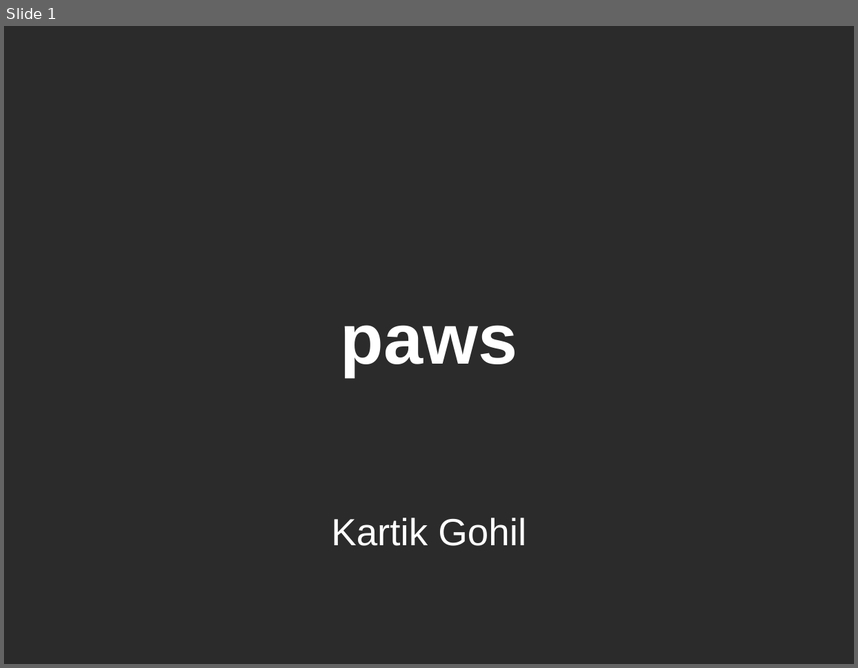
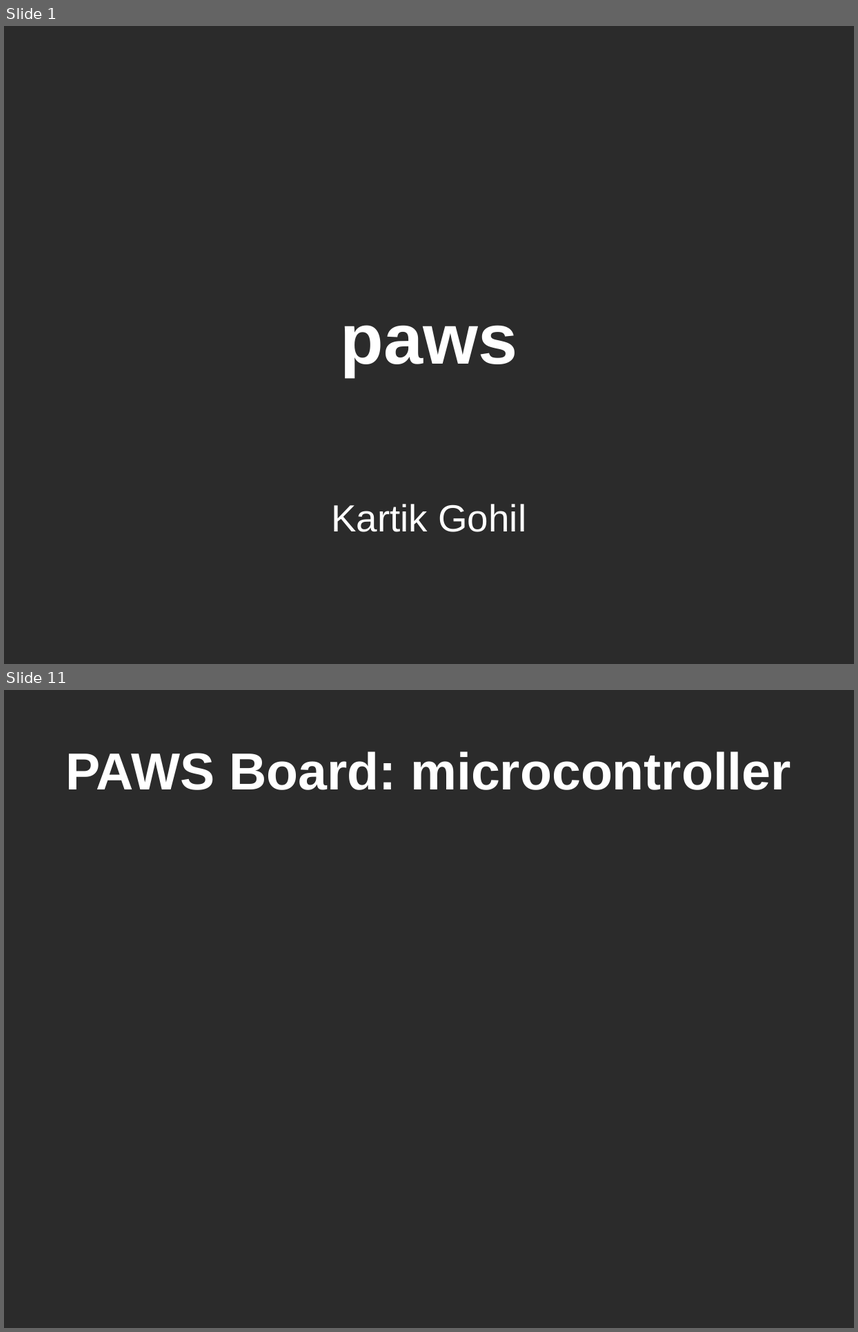
Before and after one commit to kartikg33/imp_fyp_2015, a slide deck: Docs/Presentation/PAWS_presentation.pptx. Shown one above the other, each under a label of ours: slide 1 before the commit, slides 1 and 11 after it; the slides between them are not shown. The pictures are 858x668 and 858x1332 pixels, drawn with LibreOffice and Linux fonts; fonts in the diff are those of the drawing; background and template pictures are left out; a plain dark background stands for a picture behind light text. Boxes give left, top, right and bottom in pixels: in the first picture for what was removed or moved away, otherwise in the second. Text is boxed around its words. In the diff, an @@ line names an element or a change of style, - is before the commit and + after.

```diff
--- a/Docs/Presentation/PAWS_presentation.pptx
+++ b/Docs/Presentation/PAWS_presentation.pptx
@@ slide 11 added at [4,690,854,1328], background picture (left out) @@
@@ title added at [65,751,791,790], 44 pt, text #FFFFFF, bold @@
+PAWS Board: microcontroller
@@ slide 1 changed as well @@
@@ subtitle "Kartik Gohil": place and size @@
-subtitle "Kartik Gohil" at [331,517,526,546]
+subtitle "Kartik Gohil" at [331,503,526,532]
```
Also in this commit, not shown: 27 other slides added, 1 slide removed.
